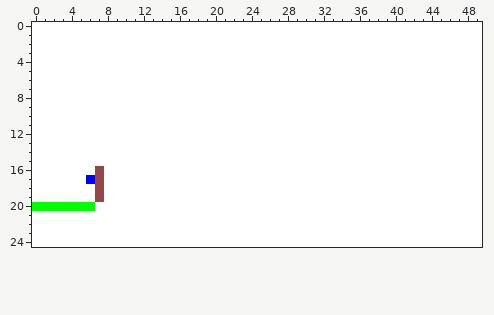
Edited in one commit: pixel-art sprite (Project/hoofdversie/Ragnarok/levels/level_2.png). This is how it looked before the edit.
The file is 50x25 pixels.
And afterwards:
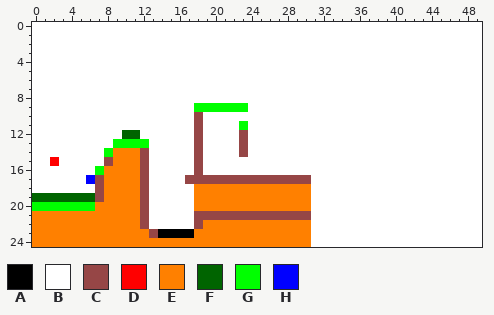
Palette (. is transparent): A #000000  B #ffffff  C #964646  D #ff0000  E #ff8000  F #006400  G #00ff00  H #0000ff
Difference:
Colour B gives way to colour A in row 23 at x 14 to 17.
Colour B gives way to colour C in rows 10 to 11 at x 18; in rows 12 to 13 at x 18 and 23; in row 14 at x 12, 18 and 23; in row 15 at x 8, 12 and 18; in row 16 at x 12 and 18; in row 17 at x 12 and 17 to 30.
Colour B gives way to colour C in rows 18 to 20 at x 12; in row 21 at x 12 and 18 to 30; in row 22 at x 12 and 18; in row 23 at x 13.
Colour B gives way to colour D in row 15 at x 2.
Colour B gives way to colour E in rows 14 to 15 at x 9 to 11; in rows 16 to 17 at x 8 to 11; in rows 18 to 19 at x 8 to 11 and 18 to 30; in row 20 at x 7 to 11 and 18 to 30; in row 21 at x 0 to 11; in row 22 at x 0 to 11 and 19 to 30.
Colour B gives way to colour E in row 23 at x 0 to 12 and 18 to 30; in row 24 at x 0 to 30.
Colour B gives way to colour F in row 12 at x 10 to 11; in row 19 at x 0 to 6.
Colour B gives way to colour G in row 9 at x 18 to 23; in row 11 at x 23; in row 13 at x 9 to 12; in row 14 at x 8.
Colour C gives way to colour G in row 16 at x 7.
Changed places in both pictures, as pixel boxes (x1, y1, x2, y2):
changed: (32, 103, 311, 247)
